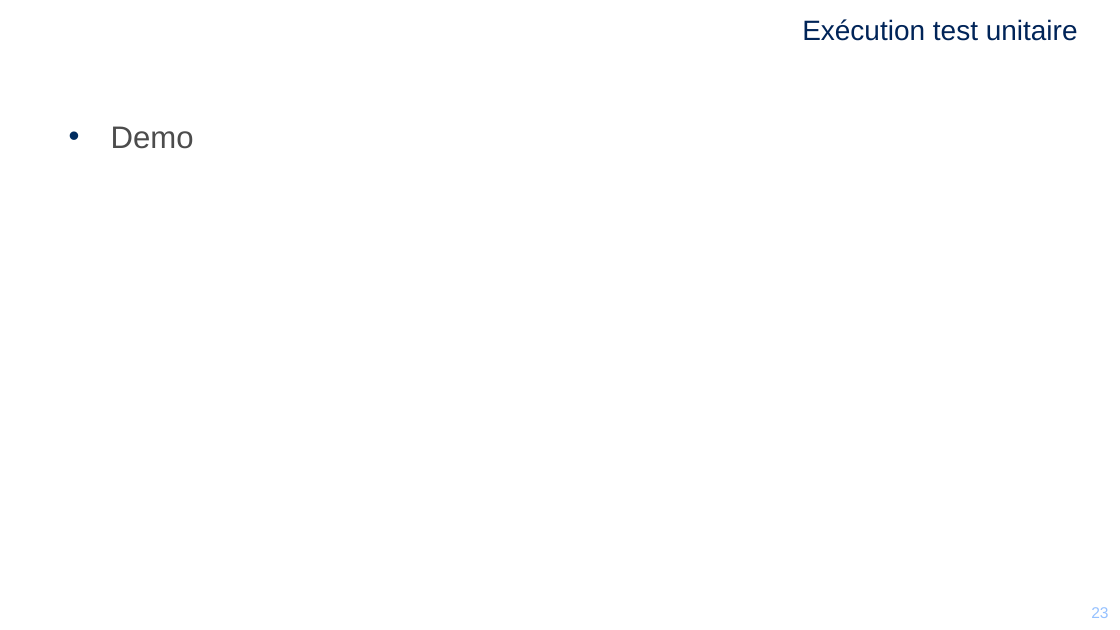
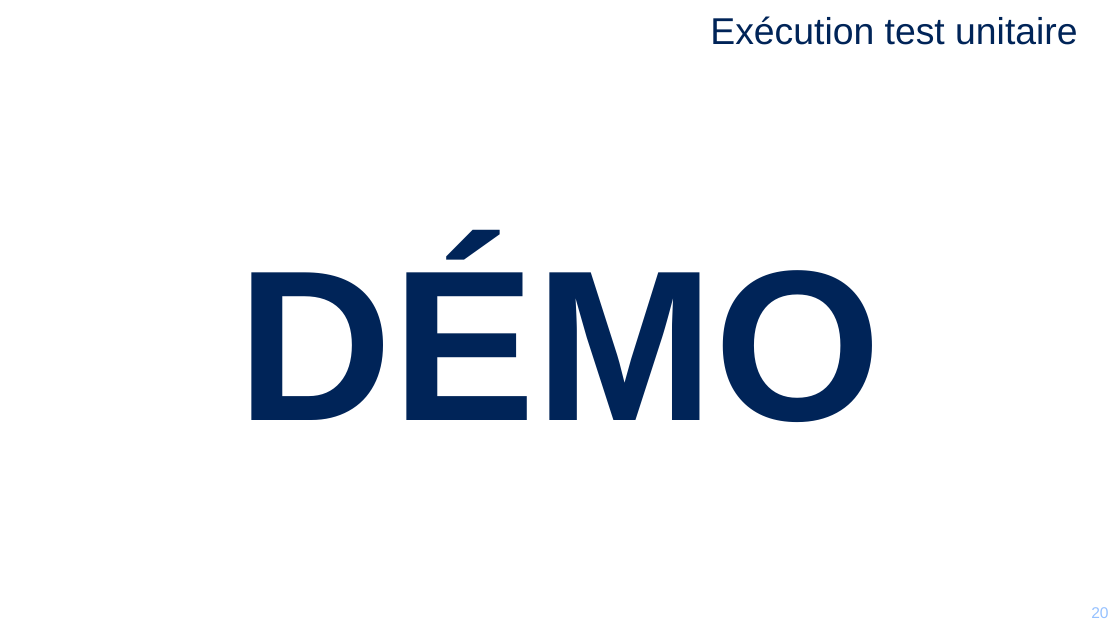
Before and after one commit to mikrob/perfuniversity, a slide deck: slide 20 of PerfUniversity.pptx (slide 23 before the commit). Drawn at 1120x630 pixels with LibreOffice and Linux fonts; fonts in the diff are those of the drawing; background and template pictures are left out. Boxes give left, top, right and bottom in pixels: in the first picture for what was removed or moved away, otherwise in the second. Text is boxed around its words. In the diff, an @@ line names an element or a change of style, - is before the commit and + after.

```diff
--- a/PerfUniversity.pptx
+++ b/PerfUniversity.pptx
@@ title "Exécution test unitaire" at (x1=710, y1=16, x2=1077, y2=45): size 18 to 24 pt @@
@@ text removed at (x1=111, y1=126, x2=194, y2=149) @@
-• Demo
@@ text added at (x1=238, y1=250, x2=882, y2=422), 138 pt, text #002458, bold @@
+DÉMO
@@ page number at (x1=1082, y1=607, x2=1099, y2=618): text changed @@
-23
+20
@@ page number at (x1=1091, y1=607, x2=1108, y2=618): text changed @@
-23
+20
```
Also in this commit, not shown: 13 other slides changed, 8 slides added, 12 slides removed.
